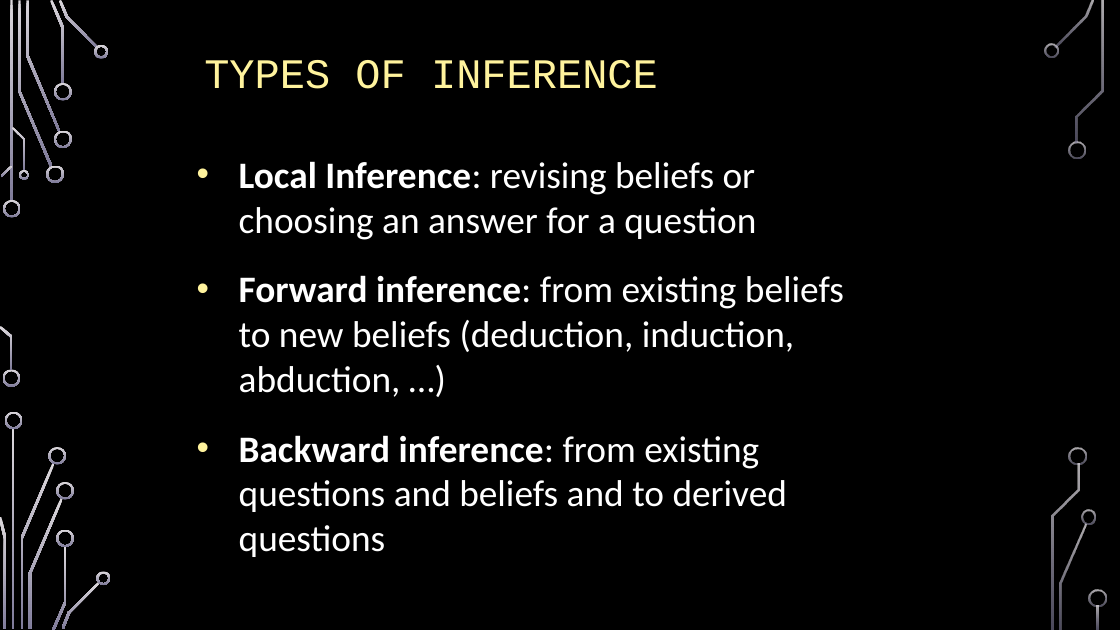
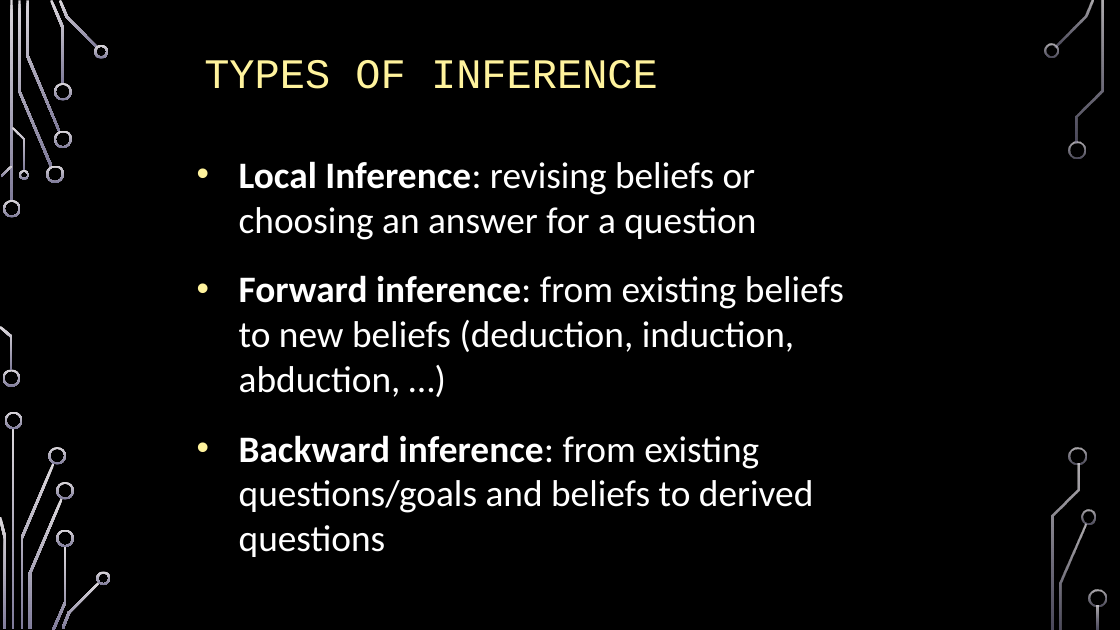
Before and after one commit to opennars/AGI-20-NARS-Tutorial-And-Workshop, a slide deck: slide 20 of NARS2019_files/NARS_Tutorial_AGI-20.pptx. Drawn at 1120x630 pixels with LibreOffice and Linux fonts; fonts in the diff are those of the drawing; background and template pictures are left out. Boxes give left, top, right and bottom in pixels: in the first picture for what was removed or moved away, otherwise in the second. Text is boxed around its words. In the diff, an @@ line names an element or a change of style, - is before the commit and + after.

```diff
--- a/NARS2019_files/NARS_Tutorial_AGI-20.pptx
+++ b/NARS2019_files/NARS_Tutorial_AGI-20.pptx
@@ text at [239, 435, 813, 557]: text changed @@
-• Backward inference: from existing questions and beliefs and to derived questions
+• Backward inference: from existing questions/goals and beliefs to derived questions
```
Also in this commit, not shown: 5 other slides changed, 1 other file.
